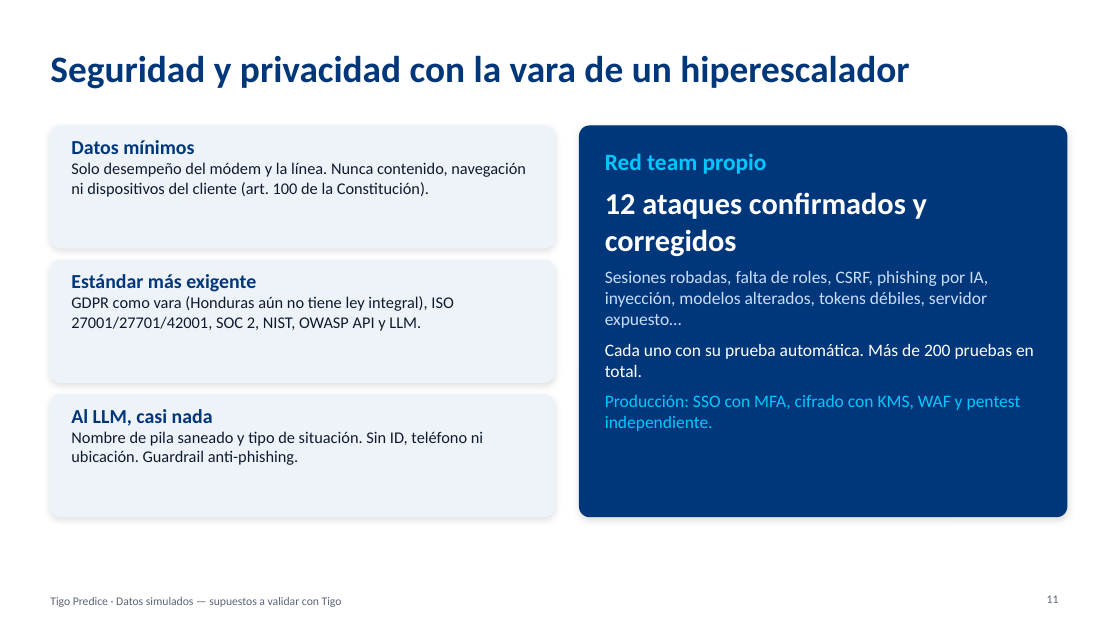
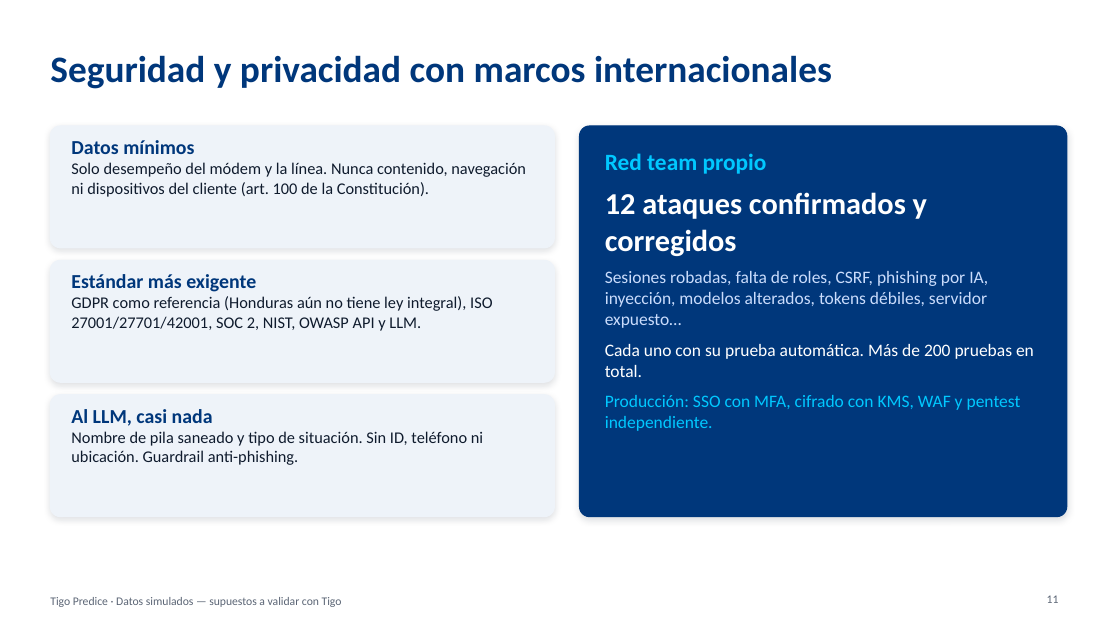
Before and after one commit to userf8a2c4/Tigo_Predice, a slide deck: slide 11 of 4_Preparacion_del_pitch/Presentacion_extendida_respaldo.pptx. Drawn at 1120x630 pixels with LibreOffice and Linux fonts; fonts in the diff are those of the drawing. Boxes give left, top, right and bottom in pixels: in the first picture for what was removed or moved away, otherwise in the second. Text is boxed around its words. In the diff, an @@ line names an element or a change of style, - is before the commit and + after.

```diff
--- a/4_Preparacion_del_pitch/Presentacion_extendida_respaldo.pptx
+++ b/4_Preparacion_del_pitch/Presentacion_extendida_respaldo.pptx
@@ title at [50,55,832,89]: text changed @@
-Seguridad y privacidad con la vara de un hiperescalador
+Seguridad y privacidad con marcos internacionales
@@ text at [71,296,492,331]: text changed @@
-GDPR como vara (Honduras aún no tiene ley integral), ISO 27001/27701/42001, SOC 2, NIST, OWASP API y LLM.
+GDPR como referencia (Honduras aún no tiene ley integral), ISO 27001/27701/42001, SOC 2, NIST, OWASP API y LLM.
```
Also in this commit, not shown: 24 other files.
